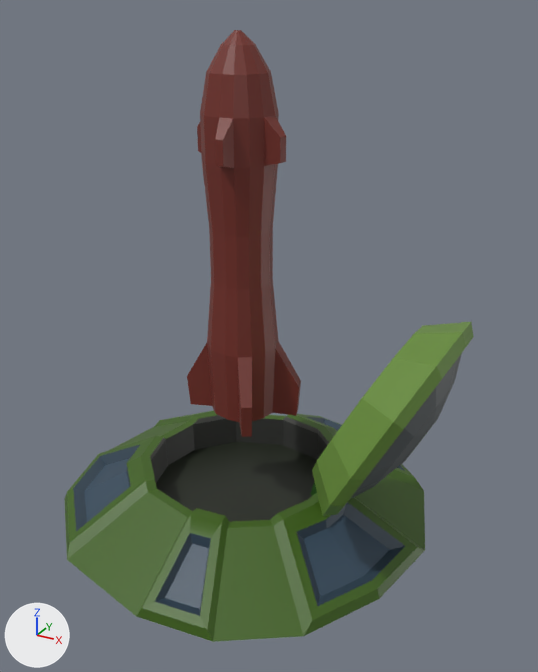
Renders of the FBX model Assets/FBX/Turret/Mech/MechRktT1.fbx from each side of a commit.
One viewpoint serves both versions: a 50 mm lens placed at (3.2, -5.44, 4.56), pointed at (0.26, -0.1, 1.89). The lights are fixed; the arrows at lower left show +X, +Y and +Z.

The older version as bpy lines, for what is in view:
```python
me_cube_001 = bpy.data.meshes.new('Cube.001')
me_cube_001.from_pydata(...)  # 175 vertices, 164 faces; spans x -0.52..0.53, y -0.61..0.39, z 1.11..4.41
me_cube_001.materials.append(mat_material)  # picture img_palette_pixel_png
me_cube_003 = bpy.data.meshes.new('Cube.003')
me_cube_003.from_pydata(...)  # 320 vertices, 298 faces; spans x -1.87..2.01, y -1.86..1.76, z 0.0..2.29
me_cube_003.materials.append(mat_material)  # picture img_palette_pixel_png
ob_mechrktt1 = bpy.data.objects.new('MechRktT1', me_cube_003)
ob_mechrktt1.location = (0.0, 0.0, 0.0)
ob_rockett1 = bpy.data.objects.new('RocketT1', me_cube_001)
ob_rockett1.location = (0.0, 0.0, 0.0)
```
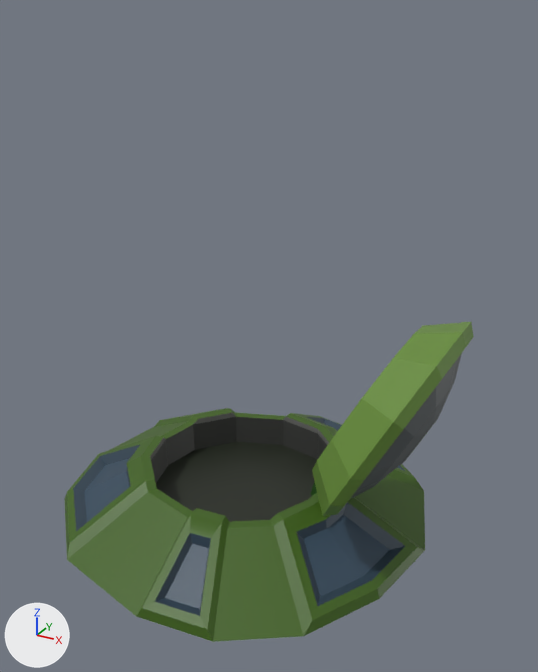
Scene script edits in JSON lines:
```json
{"op": "remove", "block": "ob_rockett1", "code": ["ob_rockett1 = bpy.data.objects.new('RocketT1', me_cube_001)", "ob_rockett1.location = (0.0, 0.0, 0.0)"]}
```

Boxes (x1, y1, x2, y2) around the edits, measured in the pictures (538 x 672 px):
```json
{"object": "RocketT1", "change": "deleted", "before": [187, 30, 301, 437], "on screen": "brown"}
```
